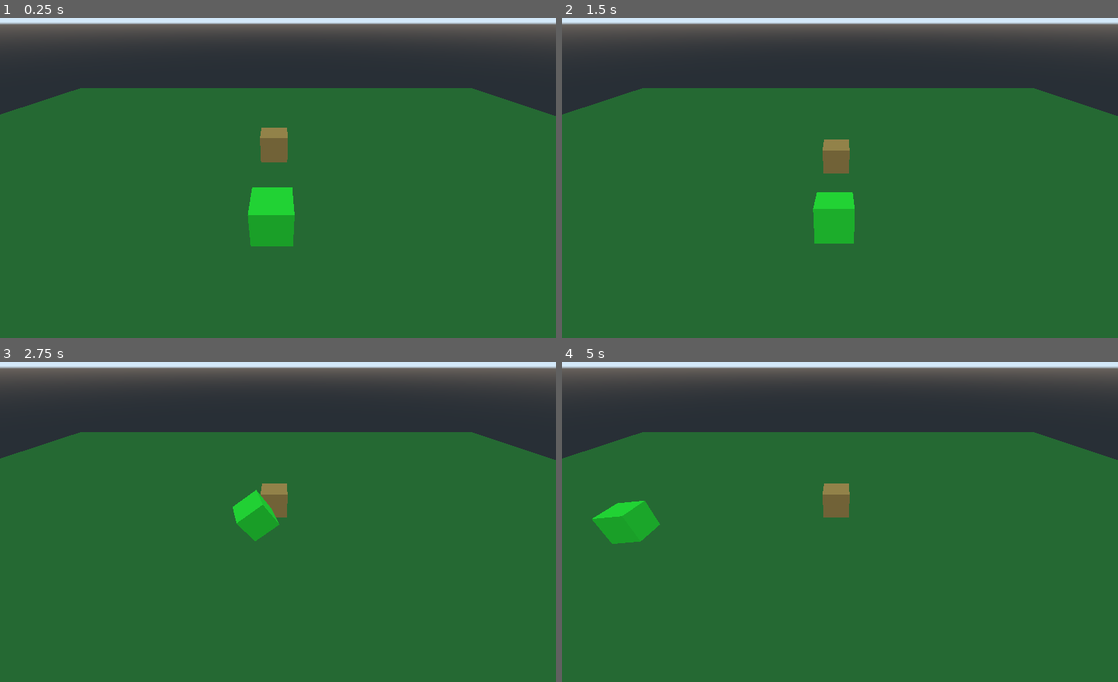
Above: before the commit, frames 1-4 (two rows, left to right).
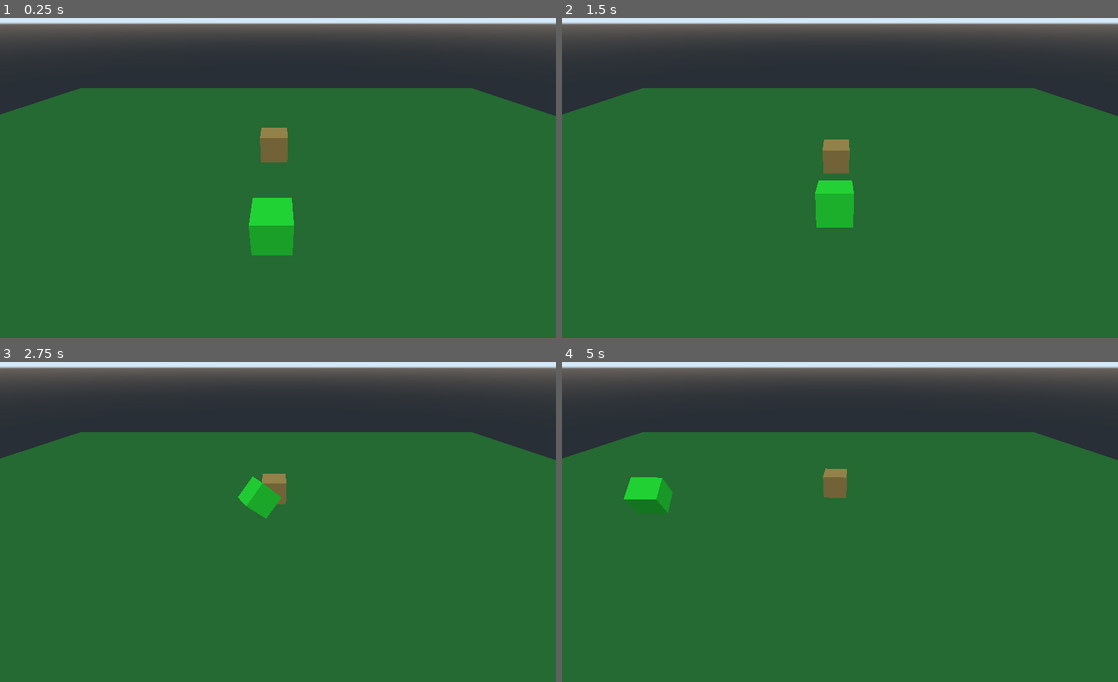
Above: after the commit, the same moments.

Repository: daltonteague/GMTK-Jam-2021
Game: Godot game, scene res://scenes/StartScene.tscn
The game is run twice, just before and just after one commit, with the same random seed, the same clock (stepped at 60 frames per second) and the same inputs.
Inputs:
- Up to frame 1 (0.25 s): no input
- Up to frame 2 (1.5 s): hold W (move_forward) from 0.53 s (still down)
- Up to frame 3 (2.75 s): release W (move_forward) at 2.03 s; hold A (move_left) from 2.03 s (still down)
- Up to frame 4 (5 s): release A (move_left) at 3.53 s; hold S (move_backward) 3.53-4.28 s; hold D (move_right) from 4.28 s (still down)

The runs differ from the first frame. In frame 1, 0.8% of the frame differs, in the area x 44-53%, y 52-75%; in frame 2, 1.0%; in frame 3, 1.3%; in frame 4, 2.3%, in the area x 5-52%, y 33-57%.

Commit message:
Implementing infecting passive entities

Diff:
--- a/scenes/Character.tscn
+++ b/scenes/Character.tscn
@@ -11,6 +11,8 @@
 
 [sub_resource type="BoxShape" id=2]
 
+[sub_resource type="SphereShape" id=3]
+
 [node name="BaseCharacter" type="RigidBody"]
 transform = Transform( 1, 0, 0, 0, 1, 0, 0, 0, 1, 0, 4.61918, 0 )
 script = ExtResource( 3 )
@@ -19,10 +21,6 @@
 transform = Transform( 2, 0, 0, 0, 2, 0, 0, 0, 2, 0, 0, 0 )
 mesh = SubResource( 1 )
 material/0 = null
-
-[node name="CollisionShape" type="CollisionShape" parent="."]
-transform = Transform( 2, 0, 0, 0, 2, 0, 0, 0, 2, 0, 0, 0 )
-shape = SubResource( 2 )
 
 [node name="States" type="Node" parent="."]
 
@@ -35,3 +33,16 @@
 [node name="Agressive" type="Node" parent="States"]
 
 [node name="Dead" type="Node" parent="States"]
+
+[node name="RigidBody" type="CollisionShape" parent="."]
+transform = Transform( 2, 0, 0, 0, 2, 0, 0, 0, 2, 0, 0, 0 )
+shape = SubResource( 2 )
+
+[node name="InfectionRadius" type="Area" parent="."]
+
+[node name="Collision" type="CollisionShape" parent="InfectionRadius"]
+transform = Transform( 5, 0, 0, 0, 5, 0, 0, 0, 5, 0, 0, 0 )
+shape = SubResource( 3 )
+
+[connection signal="area_entered" from="InfectionRadius" to="States/Passive" method="_on_InfectionRadius_area_entered"]
+[connection signal="area_exited" from="InfectionRadius" to="States/Passive" method="_on_InfectionRadius_area_exited"]
--- a/scenes/StartScene.tscn
+++ b/scenes/StartScene.tscn
@@ -29,14 +29,15 @@
 [node name="Camera" type="Camera" parent="."]
 transform = Transform( 1, 0, 0, 0, 0.836047, 0.548658, 0, -0.548658, 0.836047, 0.581663, 20.0702, 16.6797 )
 
-[node name="Player" type="Spatial" parent="."]
+[node name="Zombie" type="Spatial" parent="."]
+transform = Transform( 1, 0, 0, 0, 1, 0, 0, 0, 1, 0, -1.24727, 0 )
 script = ExtResource( 2 )
 starting_state = "Zombie"
 
-[node name="Char" parent="Player" instance=ExtResource( 1 )]
+[node name="Char" parent="Zombie" instance=ExtResource( 1 )]
 
-[node name="Player2" type="Spatial" parent="."]
+[node name="Passive" type="Spatial" parent="."]
 transform = Transform( 1, 0, 0, 0, 1, 0, 0, 0, 1, 0, 0, -16 )
 script = ExtResource( 2 )
 
-[node name="Char" parent="Player2" instance=ExtResource( 1 )]
+[node name="Char" parent="Passive" instance=ExtResource( 1 )]
--- a/scripts/Characters/States/Passive.gd
+++ b/scripts/Characters/States/Passive.gd
@@ -1,10 +1,35 @@
 extends State
 
+var max_health : int = 1000
+var current_health : int = max_health
+
+var current_damage_per_frame = 0
+
+signal change_state
+
 func enter():
-	print("im passive :D")
-
 	pass
 
 func exit():
-	print("im not passive D:")
 	pass
+
+func _process(delta):
+	current_health -= current_damage_per_frame
+	if current_health <= 0:
+		emit_signal("change_state", "Zombie")
+
+func set_is_taking_damage(is_taking_damage):
+	self.is_taking_damage = is_taking_damage
+
+func get_damage_if_zombie(area):
+	if area.get_parent().has_method("get_state"):
+		var entity = area.get_parent()
+		if entity.get_state().get_name() == "Zombie":
+			return entity.get_state().get_infection_damage()
+	return 0
+
+func _on_InfectionRadius_area_entered(area):
+	current_damage_per_frame += get_damage_if_zombie(area)
+
+func _on_InfectionRadius_area_exited(area):
+	current_damage_per_frame -= get_damage_if_zombie(area)
--- a/scripts/Characters/States/StateMachine.gd
+++ b/scripts/Characters/States/StateMachine.gd
@@ -11,8 +11,12 @@
 
 func _ready():
 	for state in states:
+		states[state].connect("change_state", self, "change_state")
 		exit_state(states[state])
 		# Connect state signal here
+
+func get_state():
+	return current_state
 
 func change_state(next_state):
 	print(get_parent().get_name() + " changing state " + next_state)
--- a/scripts/Characters/States/Zombie.gd
+++ b/scripts/Characters/States/Zombie.gd
@@ -5,7 +5,9 @@
 var move_speed = 700
 var max_speed = 12000
 
-var tumble_magnitude = 1
+var damage_per_frame = 10
+
+var tumble_magnitude = 2
 
 func enter():
 	print("entering zombo")
@@ -34,3 +36,6 @@
 	var mat = host.get_node("Skin").get_mesh().surface_get_material(0)
 	mat.albedo_color = Color(.2, 1, .2, 1)
 	host.get_node("Skin").get_mesh().surface_set_material(0, mat)
+
+func get_infection_damage():
+	return damage_per_frame
Not shown: 1 places in scenes/Character.tscn that only renumber resources
